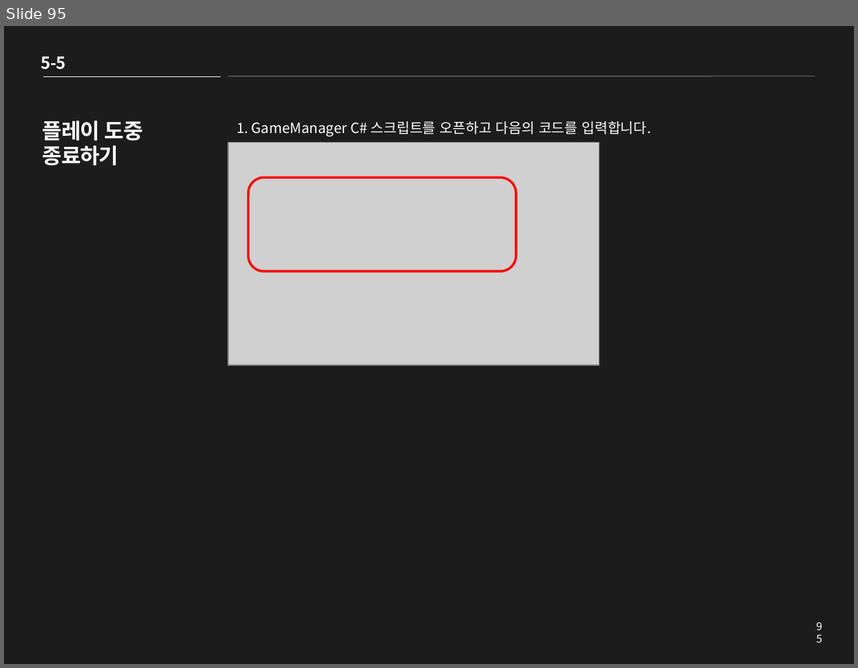
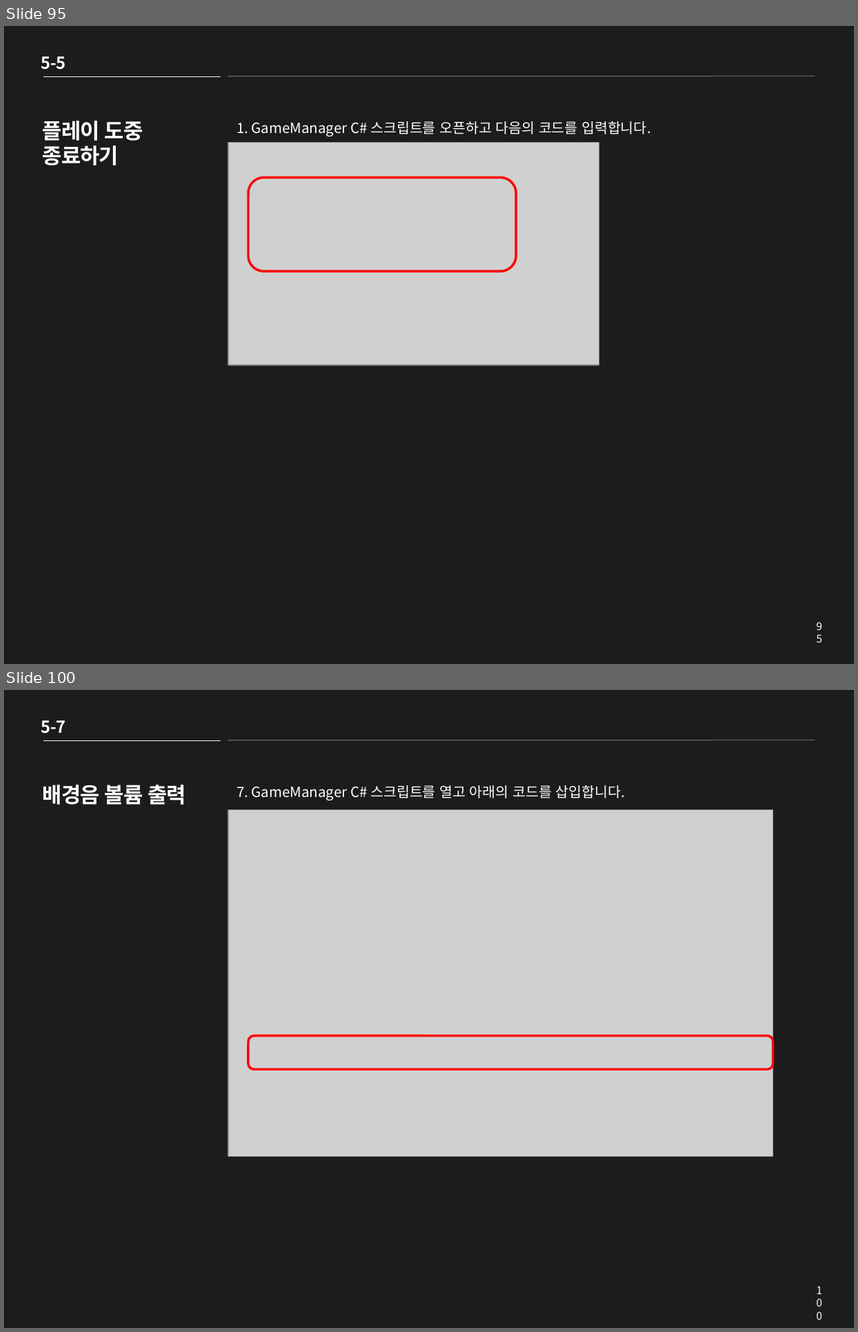
Before and after one commit to clianor/Unity-2D-Roguelike-tutorial, a slide deck: Roguelike PPT.pptx. Shown one above the other, each under a label of ours: slide 95 before the commit, slides 95 and 100 after it; the slides between them are not shown. The pictures are 858x668 and 858x1332 pixels, drawn with LibreOffice and Linux fonts; fonts in the diff are those of the drawing; grey boxes stand for pictures. Boxes give left, top, right and bottom in pixels: in the first picture for what was removed or moved away, otherwise in the second. Text is boxed around its words. In the diff, an @@ line names an element or a change of style, - is before the commit and + after.

```diff
--- a/Roguelike PPT.pptx
+++ b/Roguelike PPT.pptx
@@ slide 100 added at bbox=[4, 690, 854, 1328], background #1C1C1C @@
@@ text added at bbox=[41, 720, 65, 733], 14 pt, text #FFFFFF, bold @@
+5-7
@@ line added from (43, 740) to (221, 740), #F2F2F2 0.25 pt @@
@@ line added from (228, 740) to (815, 740), #F2F2F2 0.25 pt @@
@@ title added at bbox=[43, 785, 186, 805], 18 pt, text #FFFFFF, bold @@
+배경음 볼륨 출력
@@ text added at bbox=[237, 785, 626, 800], 12 pt, text #FFFFFF @@
+7. GameManager C# 스크립트를 열고 아래의 코드를 삽입합니다.
@@ picture added at bbox=[228, 810, 773, 1156] @@
@@ rounded rectangle added at bbox=[248, 1035, 773, 1068], outline #FF0000 2 pt @@
@@ page number added at bbox=[807, 1279, 831, 1301], 9 pt, text #FFFFFF @@
+100
```
Also in this commit, not shown: 1 slide changed, 21 other slides added, 2 slides removed, 34 other files.
